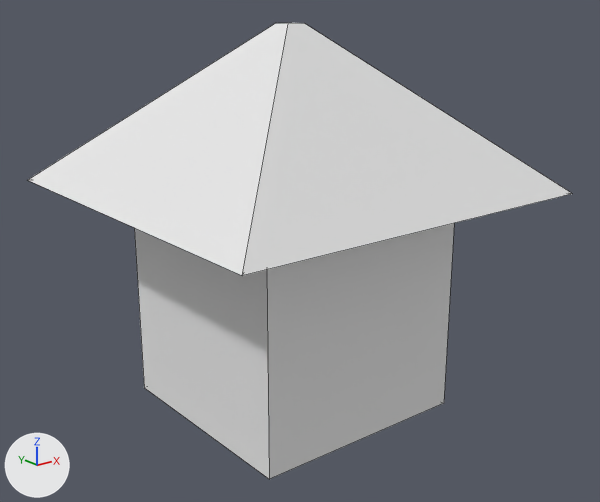
Before and after pictures for a commit that changed the OBJ model Assets/maison.obj.
Before and after are seen from a camera (50 mm lens) standing at (-4.34, -5.56, 2.62) and looking at (0.02, -0.11, 0.44). The lights are fixed; the arrows at lower left show +X, +Y and +Z. The picture after the commit comes second. Mesh edges are drawn as thin lines. Where no turn or scale is listed for an object, it has been applied to the vertices.
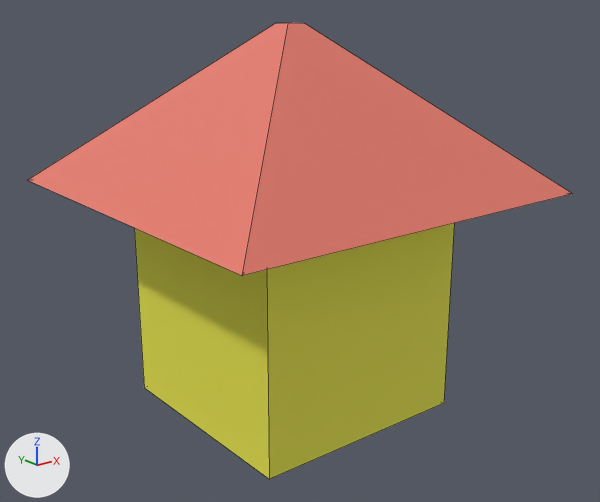
Commit message: ajout des maisons

Boxes (x1, y1, x2, y2) around the edits, measured in the pictures (600 x 502 px):
'Cube', recoloured, surface changed (darker): (28, 23, 572, 479) in both
part 1 of me_cube, recoloured (white to red): (28, 23, 572, 276) in both

Patch to the scene script:
```diff
--- a/Assets/maison.obj.py
+++ b/Assets/maison.obj.py
@@ mat_material @@
 mat_material = principled_material('Material')
-mat_material.base_color = (0.8, 0.8, 0.8)  # white #e7e7e7
+mat_material.base_color = (0.8, 0.781, 0.0711)  # yellow #e7e54b
 mat_material.roughness = 1.0
@@ mat_material_001 @@
+mat_material_001 = principled_material('Material.001')
+mat_material_001.base_color = (0.8, 0.197, 0.151)  # red #e77b6c
@@ me_cube @@
 me_cube.from_pydata(...)  # 16 vertices, 14 faces; spans x -1.68..1.68, y -1.68..1.68, z -1.0..2.36
 # used by ob_cube; location = (0.0, 0.0, 0.0)
+# me_cube part 1: 5 faces spanning x -1.68..1.68, y -1.68..1.68, z 1.0..2.36 switch from mat_material (white #e7e7e7) to mat_material_001 (red #e77b6c)
```
